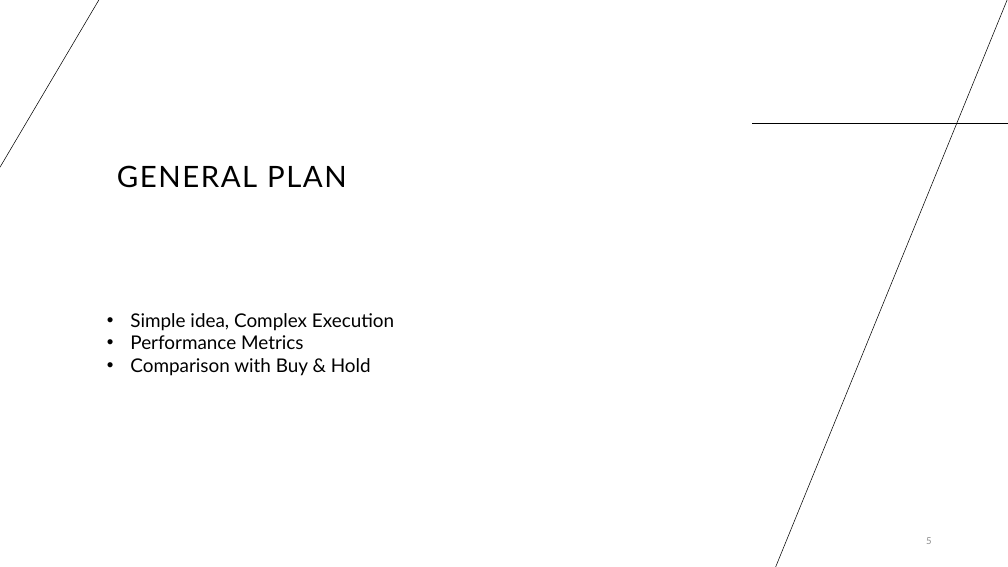
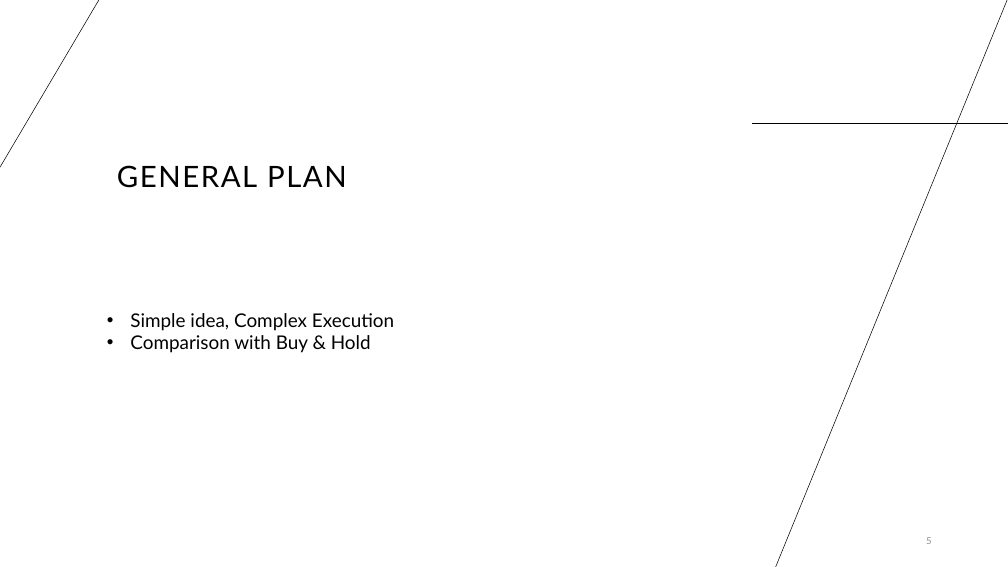
Before and after one commit to HillelCharbit/Trading-Algorithm-Project---google-trends, a slide deck: slide 5 of presentation/Google Trends as a Sentiment Indicator in Algorithmic Trading.pptx. Drawn at 1008x567 pixels with LibreOffice and Linux fonts; fonts in the diff are those of the drawing. Boxes give left, top, right and bottom in pixels: in the first picture for what was removed or moved away, otherwise in the second. Text is boxed around its words. In the diff, an @@ line names an element or a change of style, - is before the commit and + after.

Commit message:
דגיכ

```diff
--- a/presentation/Google Trends as a Sentiment Indicator in Algorithmic Trading.pptx
+++ b/presentation/Google Trends as a Sentiment Indicator in Algorithmic Trading.pptx
@@ text at <box>130,335,304,349</box>: paragraph removed @@
-• Performance Metrics
```
